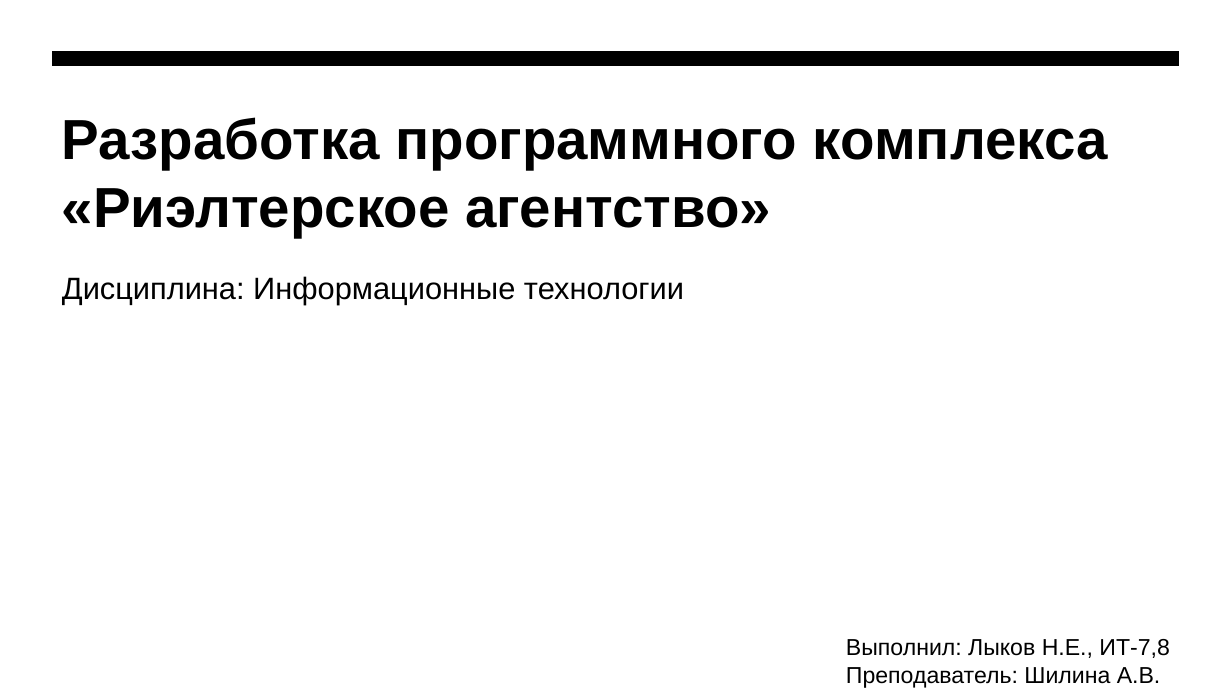
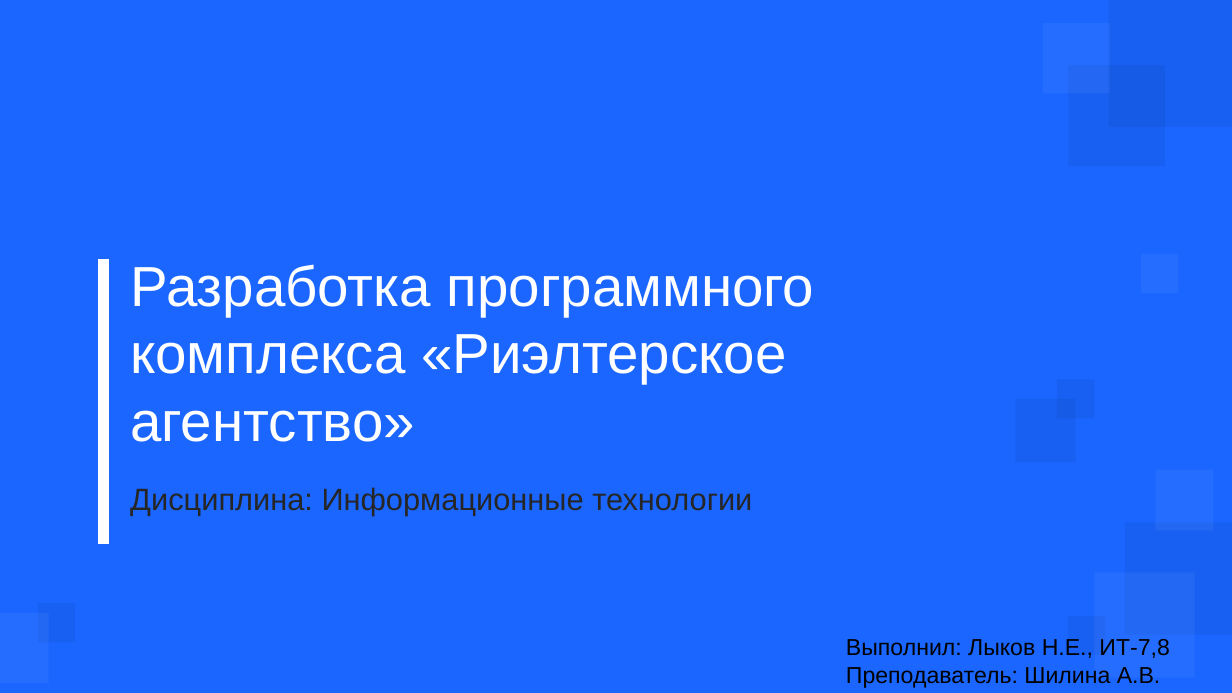
Before and after one commit to BenyDix/Realtor-Agency, a slide deck: slide 1 of docs/Презентация к проекту.odp. Drawn at 1232x693 pixels with LibreOffice and Linux fonts; fonts in the diff are those of the drawing; background and template pictures are left out. Boxes give left, top, right and bottom in pixels: in the first picture for what was removed or moved away, otherwise in the second. Text is boxed around its words. In the diff, an @@ line names an element or a change of style, - is before the commit and + after.

```diff
--- a/docs/Презентация к проекту.odp
+++ b/docs/Презентация к проекту.odp
@@ freeform shape added at [0, 0, 1232, 693], fill #1A66FF @@
@@ freeform shape added at [1043, 23, 1110, 93], fill #FFFFFF at 5% opacity @@
@@ freeform shape added at [1109, 0, 1232, 127], fill #000000 at 5% opacity @@
@@ freeform shape removed at [53, 52, 1180, 67] @@
@@ freeform shape added at [1068, 65, 1165, 166], fill #000000 at 5% opacity @@
@@ freeform shape added at [98, 259, 109, 543], fill #FFFFFF @@
@@ title "Разработка программного комплекса «Риэлтерское агентство»": place and size @@
-title "Разработка программного комплекса «Риэлтерское агентство»" at [62, 117, 1108, 238]
+title "Разработка программного комплекса «Риэлтерское агентство»" at [130, 264, 815, 442]
@@ title "Разработка программного комплекса «Риэлтерское агентство»" at [130, 264, 815, 442]: text colour #000000 to #FFFFFF, bold off; vertical alignment top to bottom @@
@@ freeform shape added at [1141, 254, 1178, 293], fill #FFFFFF at 5% opacity @@
@@ freeform shape added at [1057, 380, 1094, 419], fill #000000 at 5% opacity @@
@@ freeform shape added at [1016, 399, 1076, 462], fill #000000 at 5% opacity @@
@@ text "Дисциплина: Информационные технологии": place and size @@
-text "Дисциплина: Информационные технологии" at [62, 276, 684, 305]
+text "Дисциплина: Информационные технологии" at [130, 487, 752, 516]
@@ text "Дисциплина: Информационные технологии" at [130, 487, 752, 516]: text colour #000000 to #262626; line spacing 1.1 to 1 @@
@@ freeform shape added at [1155, 470, 1214, 531], fill #FFFFFF at 5% opacity @@
@@ freeform shape added at [1125, 522, 1232, 635], fill #000000 at 5% opacity @@
@@ freeform shape added at [1094, 572, 1195, 677], fill #FFFFFF at 5% opacity @@
@@ freeform shape added at [0, 613, 48, 683], fill #FFFFFF at 5% opacity @@
@@ freeform shape added at [38, 604, 75, 642], fill #000000 at 5% opacity @@
@@ freeform shape added at [1068, 616, 1105, 654], fill #000000 at 5% opacity @@
```
Also in this commit, not shown: 7 other slides changed, 1 slide added, 1 slide removed, 2 other files.
